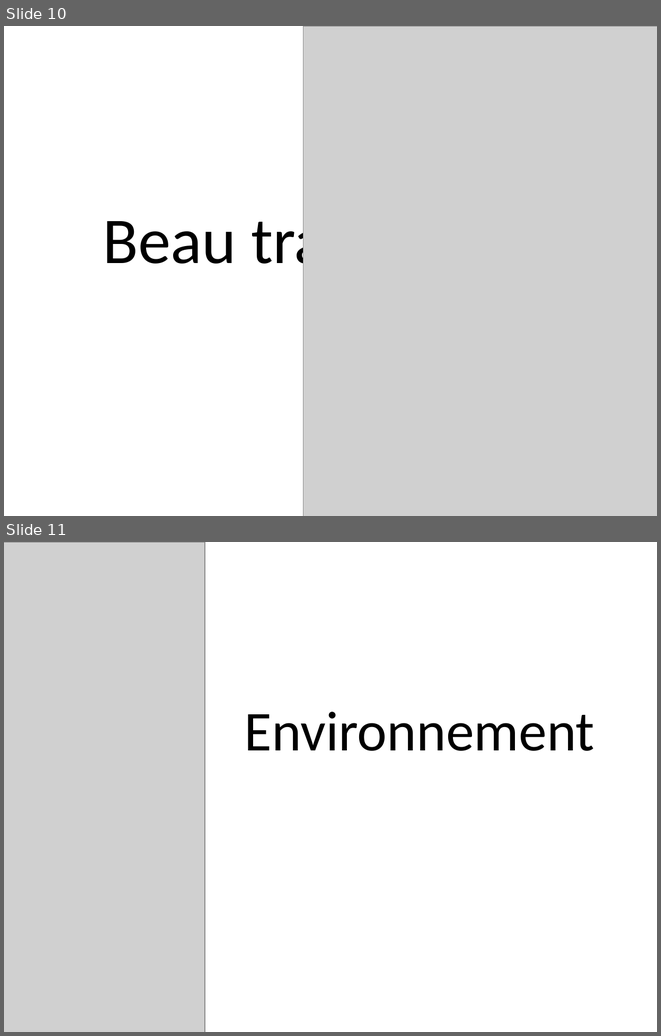
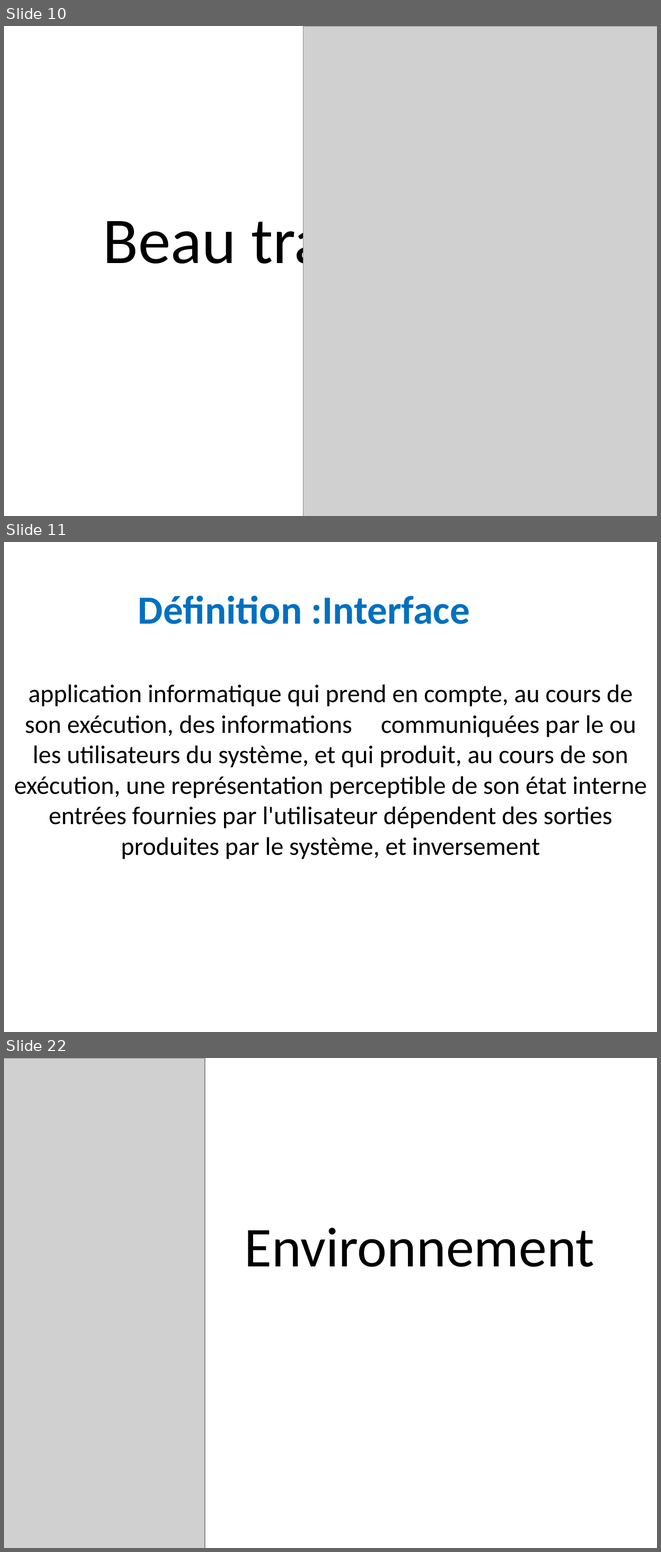
Before and after one commit to LucNtonga/IHM, a slide deck: INTERFACE.pptx. Shown one above the other, each under a label of ours: slides 10 and 11 before the commit, slides 10, 11 and 22 after it; the slides between them are not shown. The pictures are 661x1036 and 661x1552 pixels, drawn with LibreOffice and Linux fonts; fonts in the diff are those of the drawing; grey boxes stand for pictures; background and template pictures are left out. Boxes give left, top, right and bottom in pixels: in the first picture for what was removed or moved away, otherwise in the second. Text is boxed around its words. In the diff, an @@ line names an element or a change of style, - is before the commit and + after.

```diff
--- a/INTERFACE.pptx
+++ b/INTERFACE.pptx
@@ slide 11 added at bbox=[4, 542, 657, 1032], background picture (left out) @@
@@ title added at bbox=[138, 596, 470, 624], 44 pt, text #0070C0, bold @@
+Définition :Interface
@@ subtitle added at bbox=[14, 684, 647, 859], 28 pt, text #000000 @@
+application informatique qui prend en compte, au cours de son exécution, des informations communiquées par le ou les utilisateurs du système, et qui produit, au cours de son exécution, une représentation perceptible de son état interne entrées fournies par l'utilisateur dépendent des sorties produites par le système, et inversement
@@ what was slide 11 is now slide 22 @@
```
Also in this commit, not shown: 10 other slides added.
